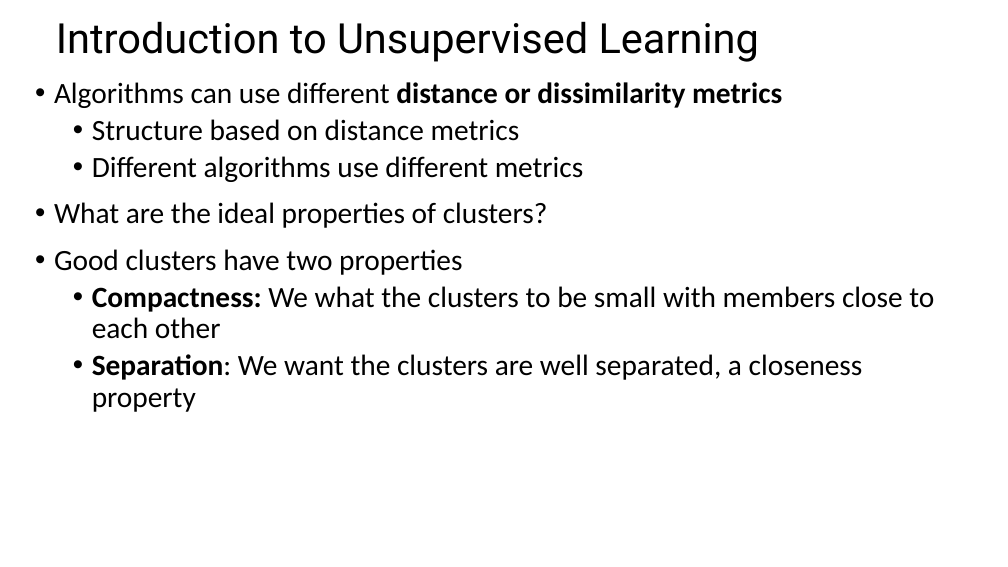
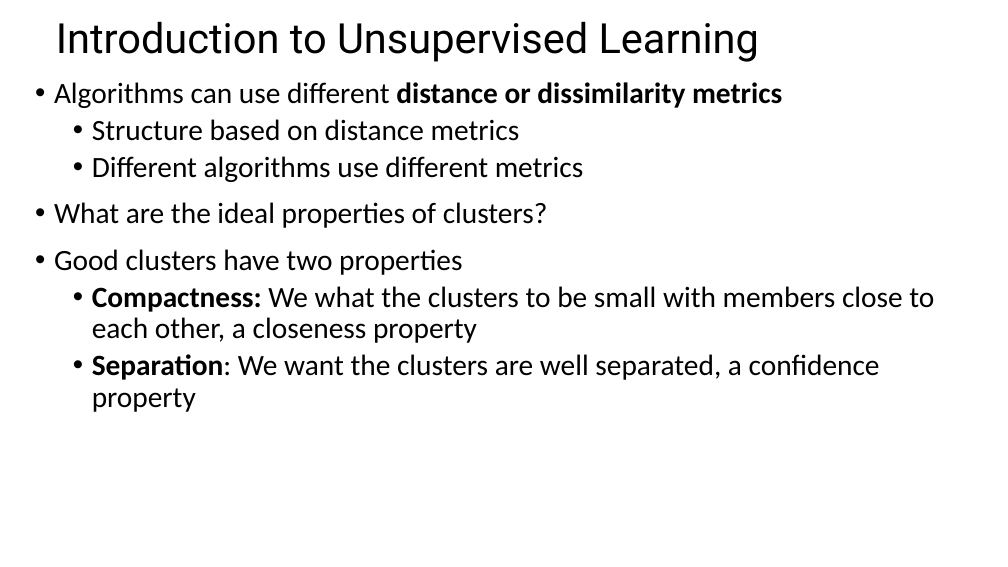
Before and after one commit to StephenElston/CSCI-E-108, a slide deck: slide 4 of slides/6_IntroductionToClustering.pptx. Drawn at 1008x567 pixels with LibreOffice and Linux fonts; fonts in the diff are those of the drawing. Boxes give left, top, right and bottom in pixels: in the first picture for what was removed or moved away, otherwise in the second. Text is boxed around its words. In the diff, an @@ line names an element or a change of style, - is before the commit and + after.

```diff
--- a/slides/6_IntroductionToClustering.pptx
+++ b/slides/6_IntroductionToClustering.pptx
@@ text at [92, 286, 934, 412]: text changed @@
-  • Compactness: We what the clusters to be small with members close to each other
-  • Separation: We want the clusters are well separated, a closeness property
+  • Compactness: We what the clusters to be small with members close to each other, a closeness property
+  • Separation: We want the clusters are well separated, a confidence property
```
Also in this commit, not shown: 1 other slide changed.
